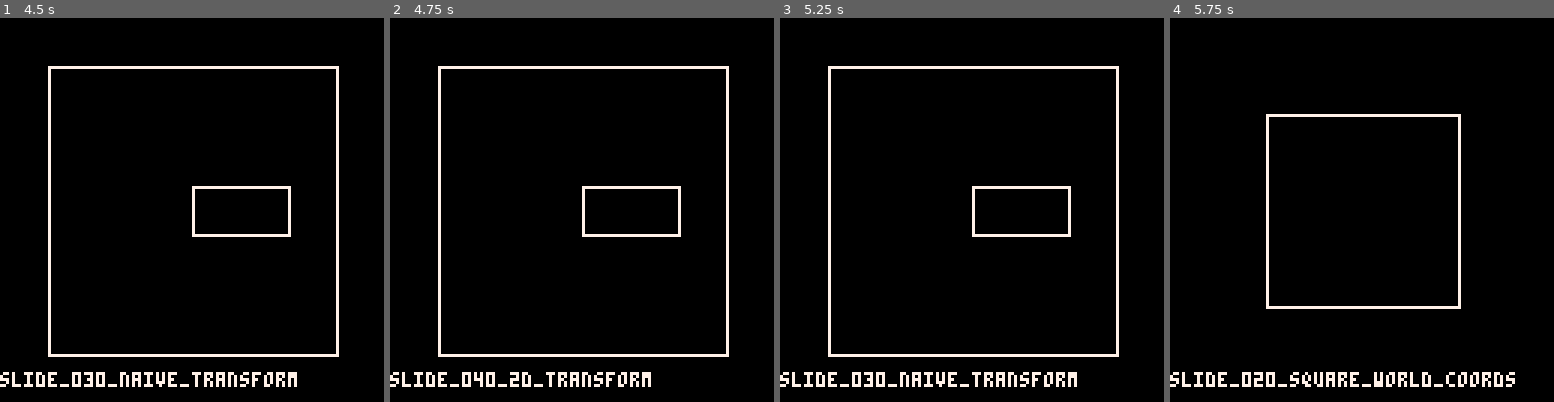
Above: before the commit, frames 1-4 (left to right).
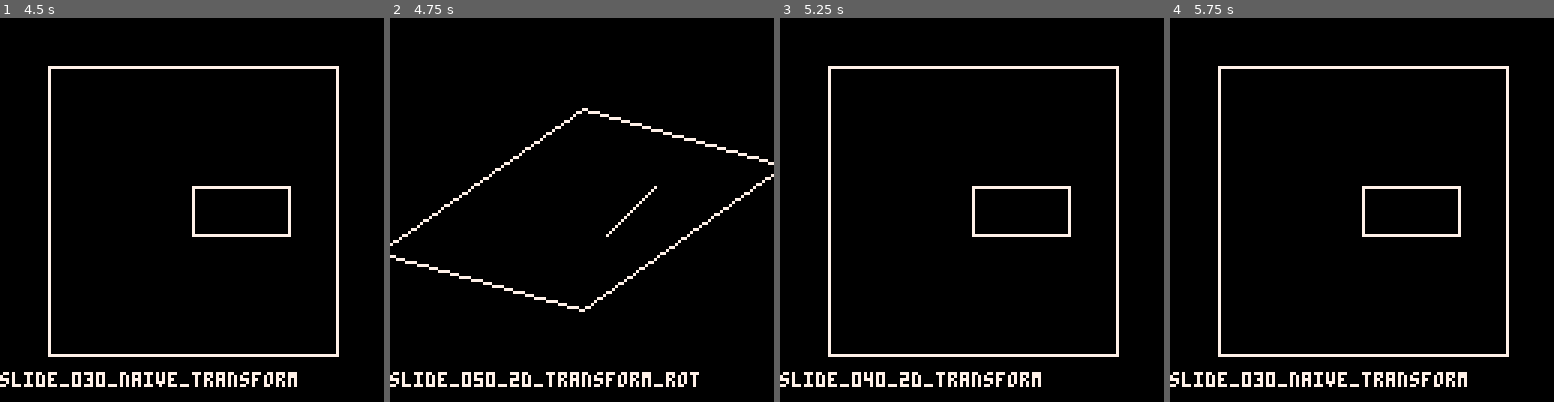
Above: after the commit, the same moments.

Repository: MiniMechMedia/pico8-games
Game: PICO-8 cartridge carts/graphics-with-pico8/game-template.p8
Two runs of this game, one before a commit and one after it. Both use one fixed random seed, a clock stepped at 60 frames per second and the inputs below.
Inputs:
- Up to frame 1 (4.5 s): hold Right 1.6-2.1 s; hold Right 2.47-3.03 s; hold Left 3.08-3.58 s; hold Right from 4.02 s (still down)
- Up to frame 2 (4.75 s): release Right at 4.68 s
- Up to frame 3 (5.25 s): hold Left from 5.08 s (still down)
- Up to frame 4 (5.75 s): release Left at 5.68 s

Frame 1 is identical in both runs. In frame 2, 4.7% of the frame differs, in the area x 0-100%, y 12-97%; in frame 3, 0.7%; in frame 4, 5.1%, in the area x 12-90%, y 12-97%.

Commit message:
ok htat was the wrong way to implement rotations

Diff:
--- a/carts/graphics-with-pico8/game-template.p8
+++ b/carts/graphics-with-pico8/game-template.p8
@@ -14,12 +14,15 @@
 slide_030_naive_transform = {draw = draw, name = 'slide_030_naive_transform'}
 #include slide_040_2d_transform.lua
 slide_040_2d_transform = {draw = draw, name = 'slide_040_2d_transform'}
+#include slide_050_2d_transform_rot.lua
+slide_050_2d_transform_rot = {draw = draw, name = 'slide_050_2d_transform_rot'}
 slides = {
 slide_010_naive_square,
 slide_015_naive_square2,
 slide_020_square_world_coords,
 slide_030_naive_transform,
-slide_040_2d_transform
+slide_040_2d_transform,
+slide_050_2d_transform_rot
 }
 -- END SLIDES
 
@@ -47,7 +50,8 @@
 	return {
 		mesh = mesh,
 		scale = transform.scale,
-		pos = transform.pos
+		pos = transform.pos,
+		rot = transform.rot
 	}
 end
 
--- /dev/null
+++ b/carts/graphics-with-pico8/slide_050_2d_transform_rot.lua
@@ -0,0 +1,49 @@
+
+function draw()
+    local SCALE = 32
+    local OFFSET = 64
+
+    unit_square_mesh = {
+        {x = -1, y = 1},
+        {x = -1, y = -1},
+        {x = 1, y = -1},
+        {x = 1, y = 1}
+    }
+
+    local objects = {
+        gameObject(unit_square_mesh,
+            {
+                scale={x=1.5, y=1.5},
+                pos={x=0,y=0},
+                rot=0.125
+            }
+        ),
+        gameObject(unit_square_mesh,
+            {
+                scale={x=.5, y=.25},
+                pos={x=.5,y=0},
+                rot=0.25
+            }
+        )
+    }
+
+    for obj in all(objects) do
+        for vertex in all(obj.mesh) do
+            obj_x = vertex.x * obj.scale.x
+            obj_y = vertex.y * obj.scale.y
+
+            obj_x = obj_x * cos(obj.rot) - obj_y * sin(obj.rot)
+            obj_y = obj_x * sin(obj.rot) + obj_y * cos(obj.rot)
+
+            world_x = obj_x + obj.pos.x
+            world_y = obj_y + obj.pos.y
+
+            screen_x = world_x * SCALE + OFFSET
+            screen_y = world_y * SCALE + OFFSET
+
+            line(screen_x, screen_y)
+        end
+        line()
+    end
+
+end
